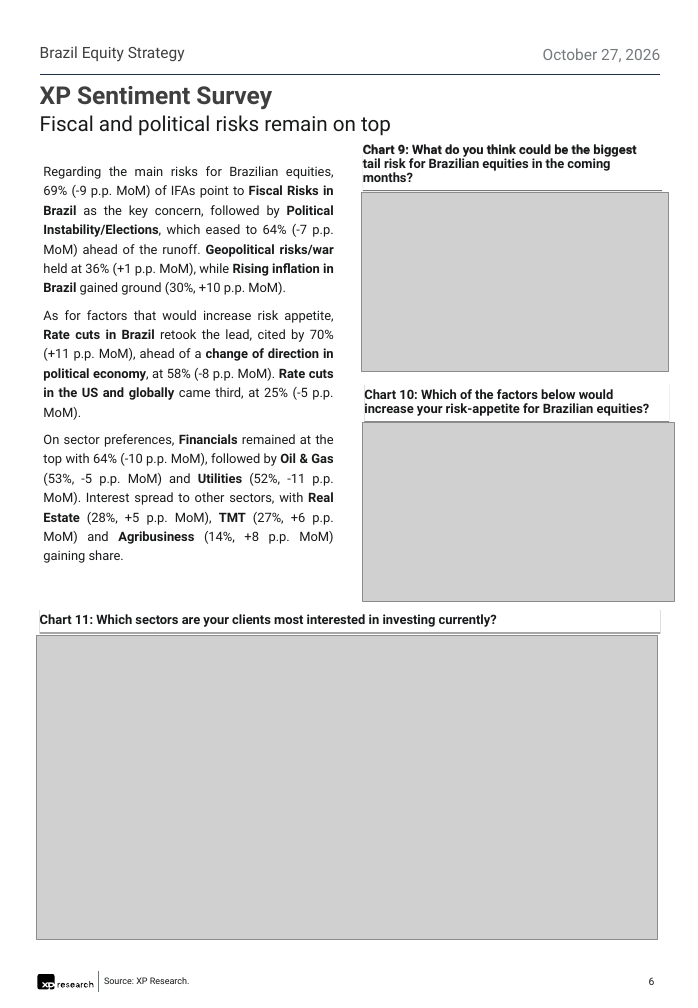
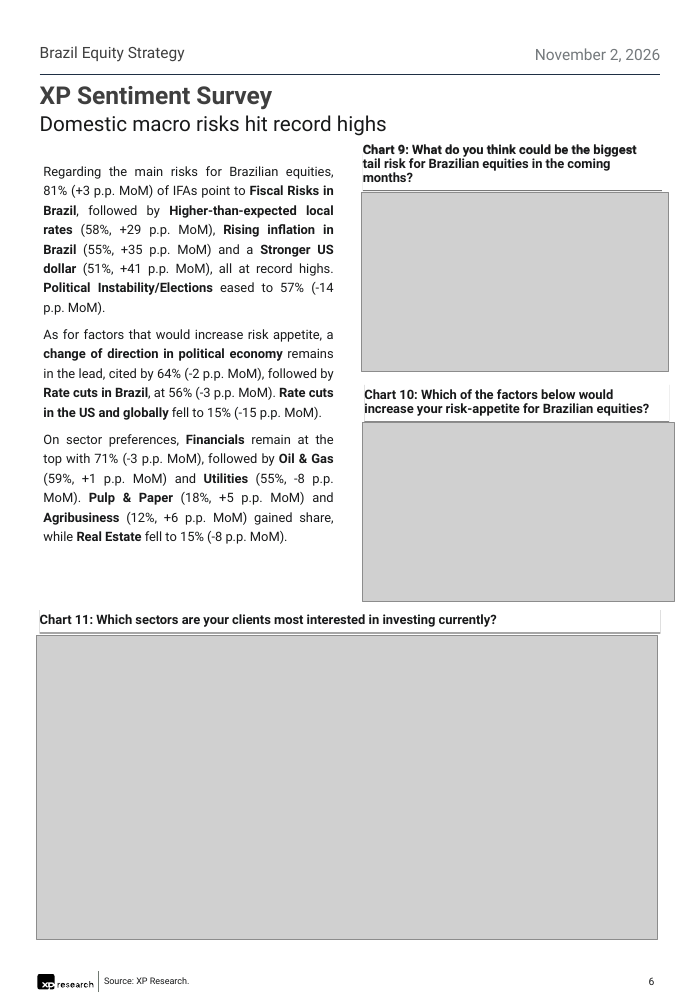
Before and after one commit to CaioLSouza/datasets, a slide deck: slide 6 of pesquisa_assessores_outubro_2026/XP IFAs Sentiment Survey - October 2026.pptx. Drawn at 698x1008 pixels with LibreOffice and Linux fonts; fonts in the diff are those of the drawing; grey boxes stand for pictures. Boxes give left, top, right and bottom in pixels: in the first picture for what was removed or moved away, otherwise in the second. Text is boxed around its words. In the diff, an @@ line names an element or a change of style, - is before the commit and + after.

```diff
--- a/pesquisa_assessores_outubro_2026/XP IFAs Sentiment Survey - October 2026.pptx
+++ b/pesquisa_assessores_outubro_2026/XP IFAs Sentiment Survey - October 2026.pptx
@@ text at box(535, 48, 660, 62): text changed @@
-October 27, 2026
+November 2, 2026
@@ text at box(40, 115, 387, 136): text changed @@
-Fiscal and political risks remain on top
+Domestic macro risks hit record highs
@@ text at box(43, 166, 334, 544): text changed @@
-Regarding the main risks for Brazilian equities, 69% (-9 p.p. MoM) of IFAs point to Fiscal Risks in Brazil as the key concern, followed by Political Instability/Elections, which eased to 64% (-7 p.p. MoM) ahead of the runoff. Geopolitical risks/war held at 36% (+1 p.p. MoM), while Rising inflation in Brazil gained ground (30%, +10 p.p. MoM).
-As for factors that would increase risk appetite, Rate cuts in Brazil retook the lead, cited by 70% (+11 p.p. MoM), ahead of a change of direction in political economy, at 58% (-8 p.p. MoM). Rate cuts in the US and globally came third, at 25% (-5 p.p. MoM).
-On sector preferences, Financials remained at the top with 64% (-10 p.p. MoM), followed by Oil & Gas (53%, -5 p.p. MoM) and Utilities (52%, -11 p.p. MoM). Interest spread to other sectors, with Real Estate (28%, +5 p.p. MoM), TMT (27%, +6 p.p. MoM) and Agribusiness (14%, +8 p.p. MoM) gaining share.
+Regarding the main risks for Brazilian equities, 81% (+3 p.p. MoM) of IFAs point to Fiscal Risks in Brazil, followed by Higher-than-expected local rates (58%, +29 p.p. MoM), Rising inflation in Brazil (55%, +35 p.p. MoM) and a Stronger US dollar (51%, +41 p.p. MoM), all at record highs. Political Instability/Elections eased to 57% (-14 p.p. MoM).
+As for factors that would increase risk appetite, a change of direction in political economy remains in the lead, cited by 64% (-2 p.p. MoM), followed by Rate cuts in Brazil, at 56% (-3 p.p. MoM). Rate cuts in the US and globally fell to 15% (-15 p.p. MoM).
+On sector preferences, Financials remain at the top with 71% (-3 p.p. MoM), followed by Oil & Gas (59%, +1 p.p. MoM) and Utilities (55%, -8 p.p. MoM). Pulp & Paper (18%, +5 p.p. MoM) and Agribusiness (12%, +6 p.p. MoM) gained share, while Real Estate fell to 15% (-8 p.p. MoM).
```
Also in this commit, not shown: 7 other slides changed, 3 other files.
